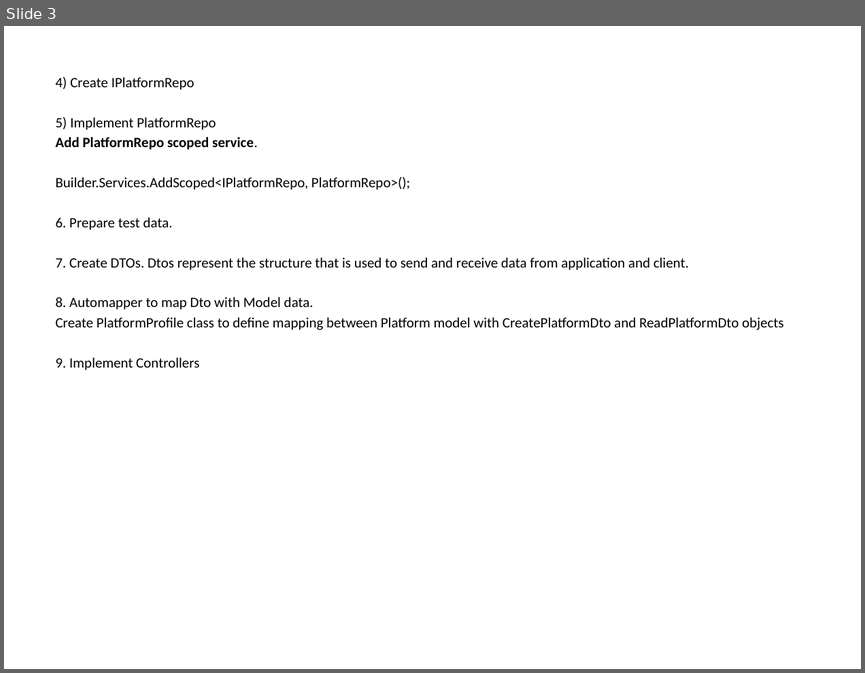
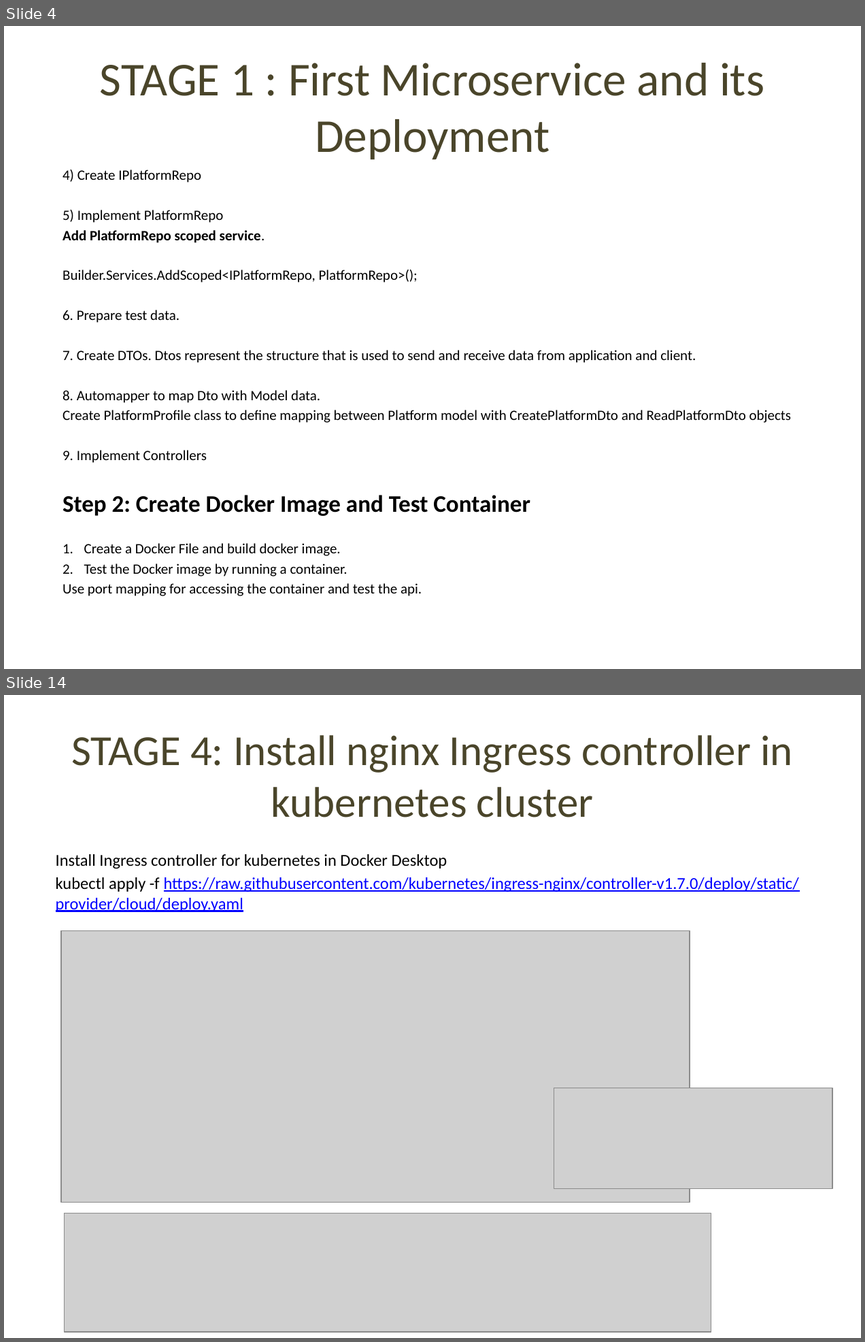
Before and after one commit to devi-priyadharshini/4_microservices, a slide deck: docs/microservice.pptx. Shown one above the other, each under a label of ours: slide 3 before the commit, slides 4 and 14 after it; the slides between them are not shown. The pictures are 865x673 and 865x1342 pixels, drawn with LibreOffice and Linux fonts; fonts in the diff are those of the drawing; grey boxes stand for pictures. Boxes give left, top, right and bottom in pixels: in the first picture for what was removed or moved away, otherwise in the second. Text is boxed around its words. In the diff, an @@ line names an element or a change of style, - is before the commit and + after.

Commit message:
Added ingress controller and ingress resources.

```diff
--- a/docs/microservice.pptx
+++ b/docs/microservice.pptx
@@ slide 14 added at (4,695,861,1338), background #FFFFFF @@
@@ title added at (71,735,793,817), 36 pt, text #4A452A @@
+STAGE 4: Install nginx Ingress controller in kubernetes cluster
@@ text added at (56,854,799,912), 14 pt, text #0000FF, underline @@
+Install Ingress controller for kubernetes in Docker Desktop
+kubectl apply -f https://raw.githubusercontent.com/kubernetes/ingress-nginx/controller-v1.7.0/deploy/static/provider/cloud/deploy.yaml
@@ picture added at (61,930,689,1202) @@
@@ picture added at (554,1087,832,1189) @@
@@ picture added at (64,1212,711,1331) @@
@@ what was slide 3 is now slide 4 @@
@@ slide 4 changed as well @@
@@ title added at (100,63,764,159), 39.6 pt, text #4A452A @@
+STAGE 1 : First Microservice and its Deployment
@@ text "4) Create IPlatformRepo": place and size @@
-text "4) Create IPlatformRepo" at (56,77,784,370)
+text "4) Create IPlatformRepo" at (62,169,791,596)
@@ text at (62,495,530,596): paragraphs added @@
+Step 2: Create Docker Image and Test Container
+1. Create a Docker File and build docker image.
+2. Test the Docker image by running a container.
+Use port mapping for accessing the container and test the api.
```
Also in this commit, not shown: 1 other slide changed, 10 other slides added, 1 other file.
